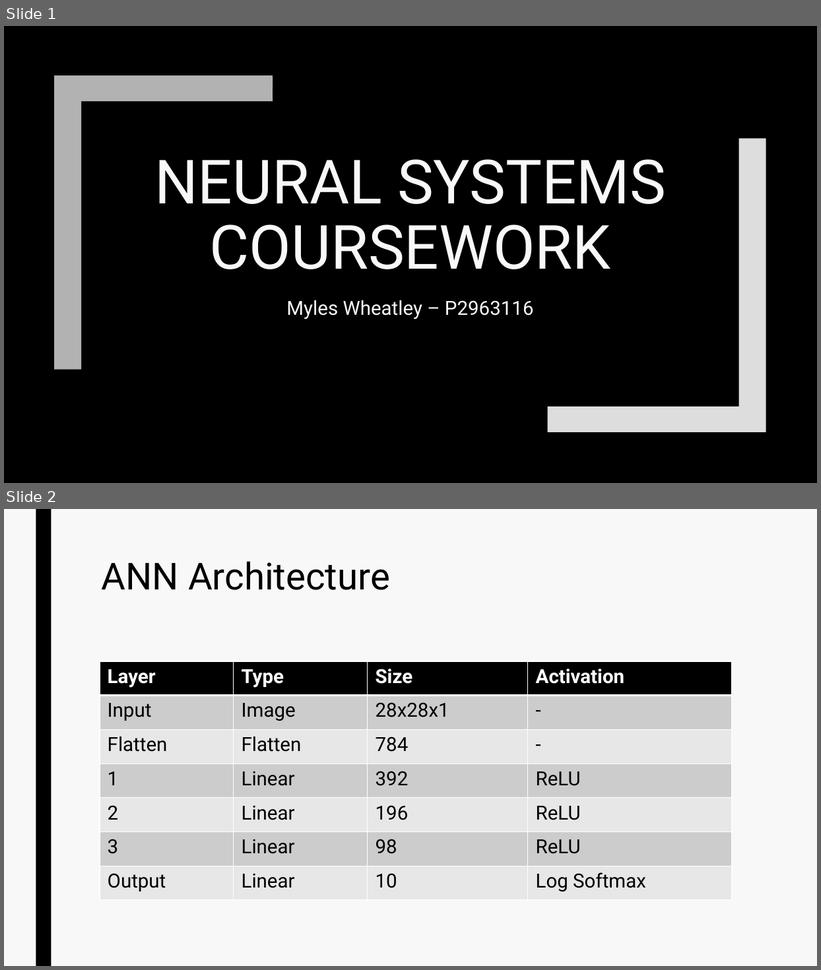
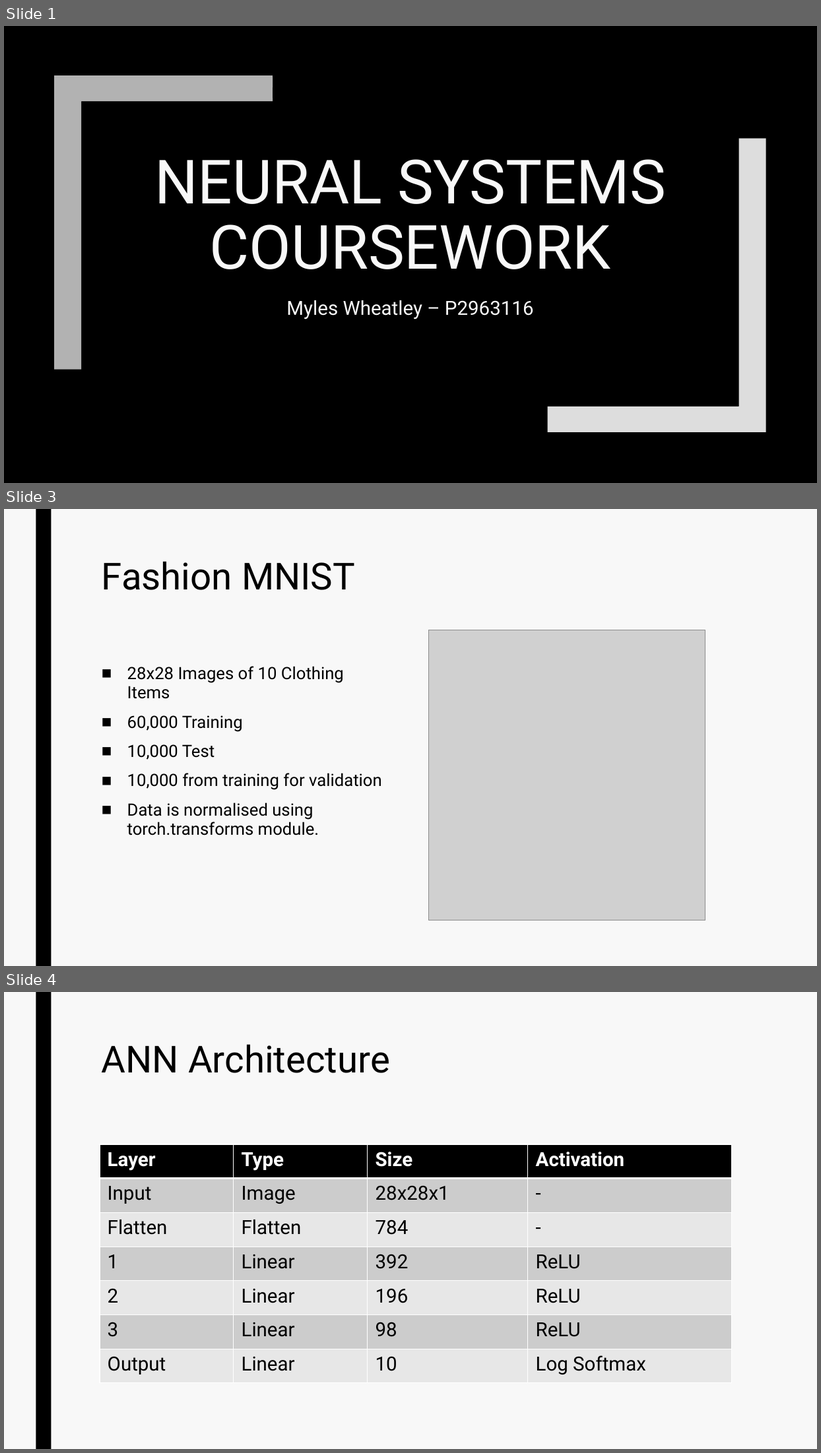
Before and after one commit to amjvl-git/csip-5103-coursework-2025-miloshkii, a slide deck: P2963116/P2963116_ppt.pptx. Shown one above the other, each under a label of ours: slides 1 and 2 before the commit, slides 1, 3 and 4 after it; the slides between them are not shown. The pictures are 821x970 and 821x1453 pixels, drawn with LibreOffice and Linux fonts; fonts in the diff are those of the drawing; grey boxes stand for pictures. Boxes give left, top, right and bottom in pixels: in the first picture for what was removed or moved away, otherwise in the second. Text is boxed around its words. In the diff, an @@ line names an element or a change of style, - is before the commit and + after.

```diff
--- a/P2963116/P2963116_ppt.pptx
+++ b/P2963116/P2963116_ppt.pptx
@@ slide 3 added at [4, 509, 817, 966], background #F8F8F8 @@
@@ rectangle added at [36, 509, 51, 966], fill #000000 @@
@@ title added at [102, 561, 355, 590], 44 pt, text #000000 @@
+Fashion MNIST
@@ picture added at [429, 630, 706, 921] @@
@@ text added at [127, 666, 382, 836], 20 pt, text #000000 @@
+■ 28x28 Images of 10 Clothing Items
+■ 60,000 Training
+■ 10,000 Test
+■ 10,000 from training for validation
+■ Data is normalised using torch.transforms module.
@@ what was slide 2 is now slide 4 @@
```
Also in this commit, not shown: 2 slides changed, 2 other slides added.
